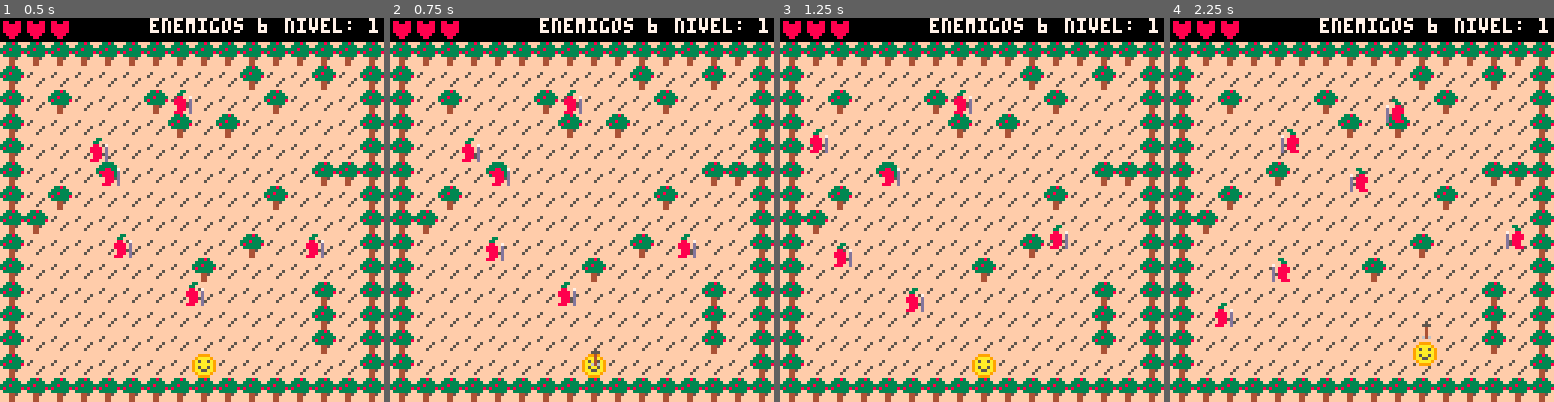
Above: before the commit, frames 1-4 (left to right).
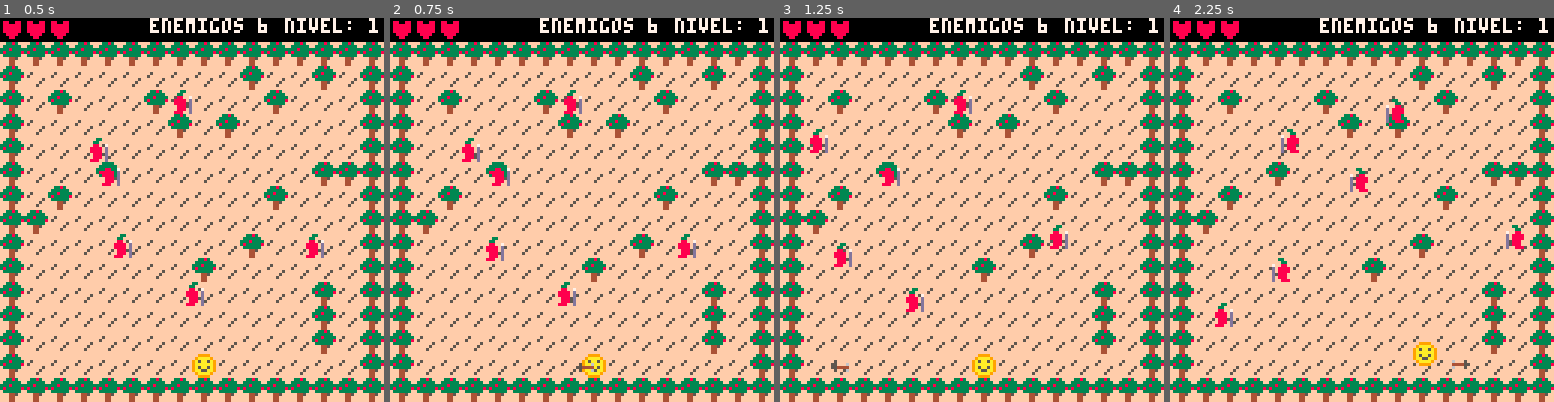
Above: after the commit, the same moments.

Repository: RodrigoS724/trees_archers
Game: PICO-8 cartridge demo.p8
Same seed, same stepped clock (60 frames per second), same inputs: the game is played once before the commit and once after it.
Inputs:
- Up to frame 1 (0.5 s): tap X (X key) at 0.33 s
- Up to frame 2 (0.75 s): tap O (Z key) at 0.7 s
- Up to frame 3 (1.25 s): tap X (X key) at 1.07 s
- Up to frame 4 (2.25 s): hold Right 1.6-2.1 s; tap O (Z key) at 1.7, 2.1 s; tap X (X key) at 1.85 s; hold Up from 2.15 s (still down)

Frame 1 is identical in both runs. In frame 2, 0.1% of the frame differs, in the area x 49-55%, y 86-93%; in frame 3, less than 0.1%; in frame 4, 0.1%, in the area x 65-79%, y 79-92%.

Commit message:
Memoria en disparos, + cambios de nico

Diff:
--- a/demo.p8
+++ b/demo.p8
@@ -21,6 +21,7 @@
 tiempo_mostrar_aumento = 0
 enemigo1_y_vel = 0.15 -- Velocidad del movimiento vertical
 enemigo1_direccion = 1 -- 1 para abajo, -1 para arriba
+ultimo_movimiento = 0
 
 -- ENTIDAD BASE
 Entidad = {
@@ -612,10 +613,10 @@
             iniciar_juego(true)
         end
     elseif estado_juego == "jugando" then
-        if btn(0) then jugador:Movimiento(-1, 0) end
-        if btn(1) then jugador:Movimiento(1, 0) end
-        if btn(2) then jugador:Movimiento(0, -1) end
-        if btn(3) then jugador:Movimiento(0, 1) end
+        if btn(0) then jugador:Movimiento(-1, 0) ultimo_movimiento = 0 end
+        if btn(1) then jugador:Movimiento(1, 0) ultimo_movimiento = 1 end
+        if btn(2) then jugador:Movimiento(0, -1) ultimo_movimiento = 2 end
+        if btn(3) then jugador:Movimiento(0, 1) ultimo_movimiento = 3 end
 
         jugador:actualizar_invencibilidad()
 
@@ -625,16 +626,16 @@
         if btnp(4) and tiempo_ultimo_disparo >= tiempo_entre_disparos then
             sfx(0)
             -- lれはgica para disparar
-            if btn(0) then
+            if ultimo_movimiento == 0 then
                 -- izquierda
                 add(flechas, Flecha:Crear(jugador.x, jugador.y, -3, 0, 0)) -- dispara a la izquierda
-            elseif btn(1) then
+            elseif ultimo_movimiento == 1 then
                 -- derecha
                 add(flechas, Flecha:Crear(jugador.x, jugador.y, 3, 0, 1)) -- dispara a la derecha
-            elseif btn(2) then
+            elseif ultimo_movimiento == 2 then
                 -- arriba
                 add(flechas, Flecha:Crear(jugador.x, jugador.y, 0, -3, 2)) -- dispara arriba
-            elseif btn(3) then
+            elseif ultimo_movimiento == 3 then
                 -- abajo
                 add(flechas, Flecha:Crear(jugador.x, jugador.y, 0, 3, 3)) -- dispara abajo
             else
